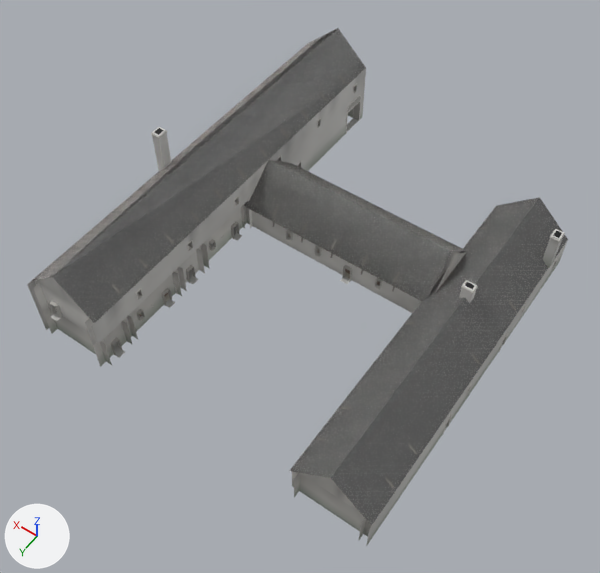
One commit to the glTF model art/models/env_ranges.glb: the scene before it, then after it.
The view is the same before and after, from a 50 mm camera at (-31.7, 54.5, 73.5) aimed at (0.3, 9.7, 3.2). The axes (+X, +Y, +Z) are drawn at lower left. The lights are the same throughout. The first picture is the older version. Vertices at exactly the same position are counted once.

The first picture shows 'Roofs', 'Walls' and 2 more.
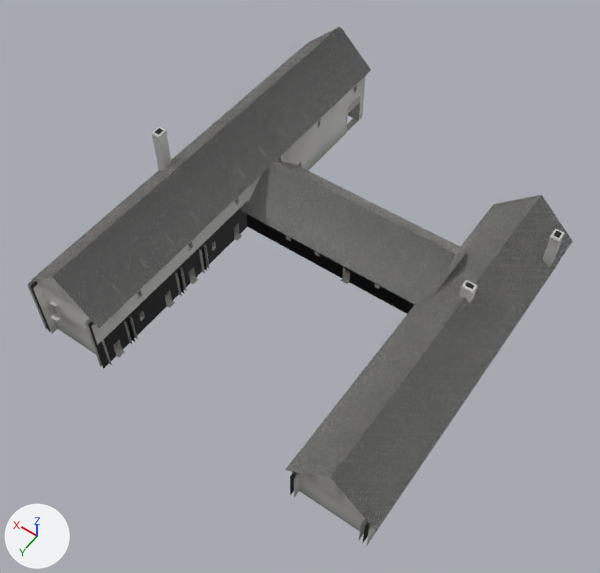
Pixel boxes [x1, y1, x2, y2] of what changed, in the pictures (600 x 573 px; the box of a moved part takes in the faces that stretch with it):
'Roofs', reshaped: before [31, 28, 568, 526]; after [29, 27, 573, 530]
'Walls', reshaped: before [27, 34, 568, 546]; after [27, 45, 560, 546]
part 1 of me_roofs, moved or reshaped: before [31, 28, 366, 323]; after [29, 27, 371, 328]
part 2 of me_roofs, moved or reshaped: before [244, 159, 465, 301]; after [241, 159, 467, 304]
part 3 of me_roofs, moved or reshaped: before [290, 197, 568, 526]; after [285, 195, 573, 530]
part 4 of me_walls, built on: before [37, 251, 460, 506]; after [30, 205, 443, 544]

The edits, one by one:
me_roofs is used by ob_roofs; location (0.0, 0.0, 0.0).
me_roofs had 122 vertices, 184 faces and spanned x -20.6..20.6, y -20.4..28.0, z 4.0..13.6.
me_roofs now has 122 vertices, 184 faces and spans x -20.9..20.9, y -20.9..28.0, z 3.5..13.6.
me_roofs part 1: the loose piece of 6 vertices spanning x 11.6..20.4, y -20.4..28.0, z 8.0..12.0 is scaled about its middle by (1.11, 1.01, 1.11), then moved by (0.0, -0.2, -0.2).
me_roofs part 2: the loose piece of 6 vertices spanning x -12.0..12.0, y -4.4..4.4, z 4.0..8.0 is scaled about its middle by (1.02, 1.11, 1.11), then moved by (-0.2, 0.0, -0.2).
me_roofs part 3: the loose piece of 6 vertices spanning x -20.4..-11.6, y -12.4..28.0, z 4.0..8.0 is scaled about its middle by (1.11, 1.01, 1.11), then moved by (0.0, -0.2, -0.2).
me_walls is used by ob_walls; location (0.0, 0.0, 0.0).
me_walls had 8556 vertices, 11153 faces and spanned x -20.5..20.5, y -20.4..28.4, z 0.0..12.0.
me_walls now has 8920 vertices, 12105 faces and spans x -20.5..20.5, y -20.4..28.4, z 0.0..12.0.
me_walls part 4: 186 vertices moved from x -20.0..20.0, y -19.6..27.6, z 4.0..11.3 to x -20.4..20.4, y -19.6..27.6, z 4.0..11.3; 8 vertices removed from x -12.7..-11.6, y -3.3..4.4, z 4.0..4.7; 372 vertices added at x -20.4..20.4, y -20.4..28.4, z 0.0..8.0.
